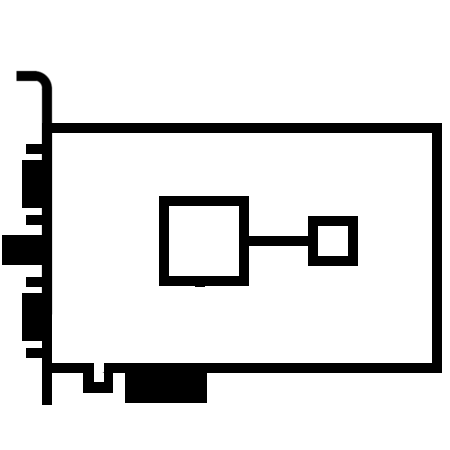
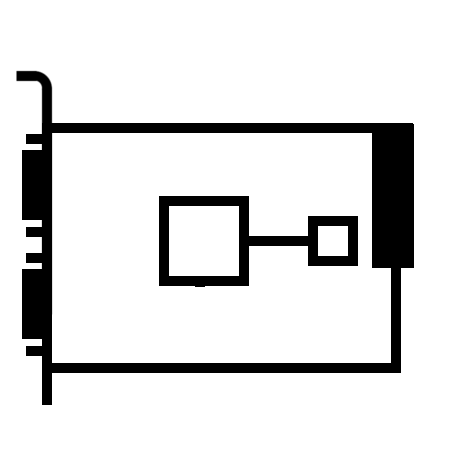
The second 450 × 450 image is a revision of the first. Changes to its layers:
added layer "Layer #28" above "Layer #26" over [372, 123, 414, 268]
showed "Pasted Layer #6" over [372, 133, 401, 363]
showed "Layer #24" over [94, 363, 104, 373]
hid "Layer #27" over [22, 277, 42, 358]
hid "Layer #20" over [22, 144, 42, 225]
hid "Layer #22" over [2, 235, 42, 265]
showed "Layer #11" over [22, 253, 42, 348]
showed "Layer #3" over [22, 134, 42, 237]
hid "Layer #6" over [83, 363, 113, 393]
hid "Layer #7" over [125, 373, 207, 403]
showed "Layer #25" over [94, 133, 382, 373]
hid "Layer #2" over [94, 123, 442, 373]
